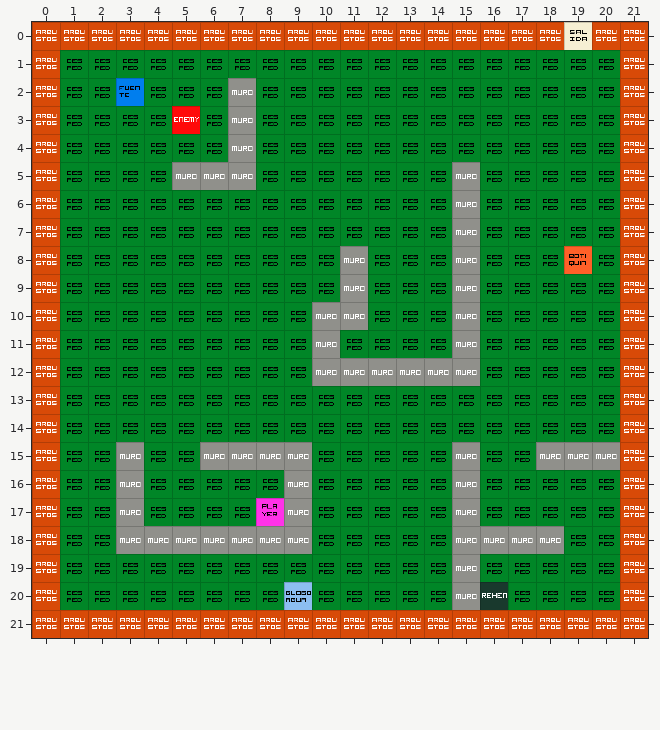
Tiled map -- Desarrollo/Vesper/vesper/tiled/mapa1.tmx. Above: the version before the commit.
Cells are 32x32 px. Shown: x 0..21, y 0..21.
After:
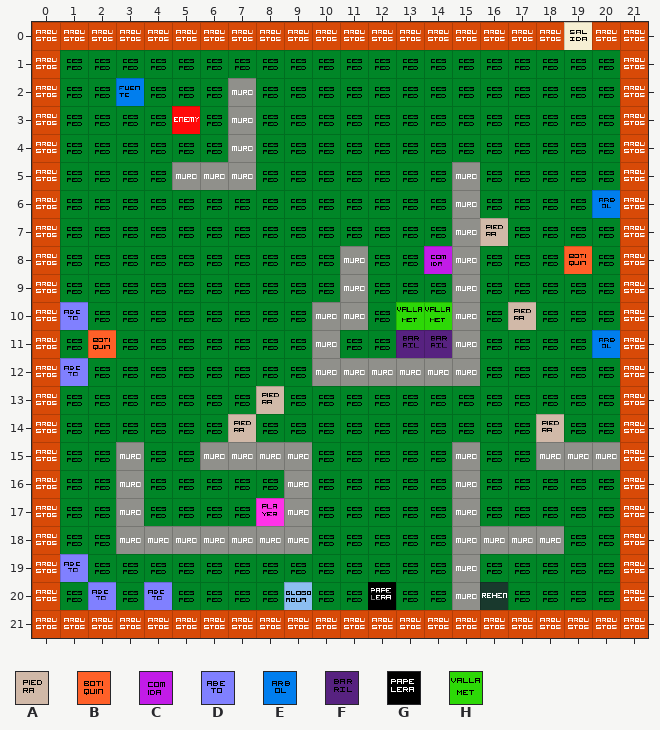
Key: from "tileset": A 5, B 9, C 11, D 21, E 22, F 23, G 25, H 27.
_ is an empty cell, . an unchanged one.
Author's note on the commit: retoque colision camara y completar mapa1 y 2
What changed:
--- layer "Capa de patrones 2"
@@ x 14..20 @@
- 6 ......_
- 7 .._....
- 8 _......
+ 6 ......E
+ 7 ..A....
+ 8 C......
@@ x 1..20 @@
-10 _...........__.._...
-11 ._..........__....._
-12 _...................
-13 ......._............
-14 ......_.........._..
+10 D...........HH..A...
+11 .B..........FF.....E
+12 D...................
+13 .......A............
+14 ......A..........A..
@@ x 1..12 @@
-19 _...........
-20 ._._......._
+19 D...........
+20 .D.D.......G
